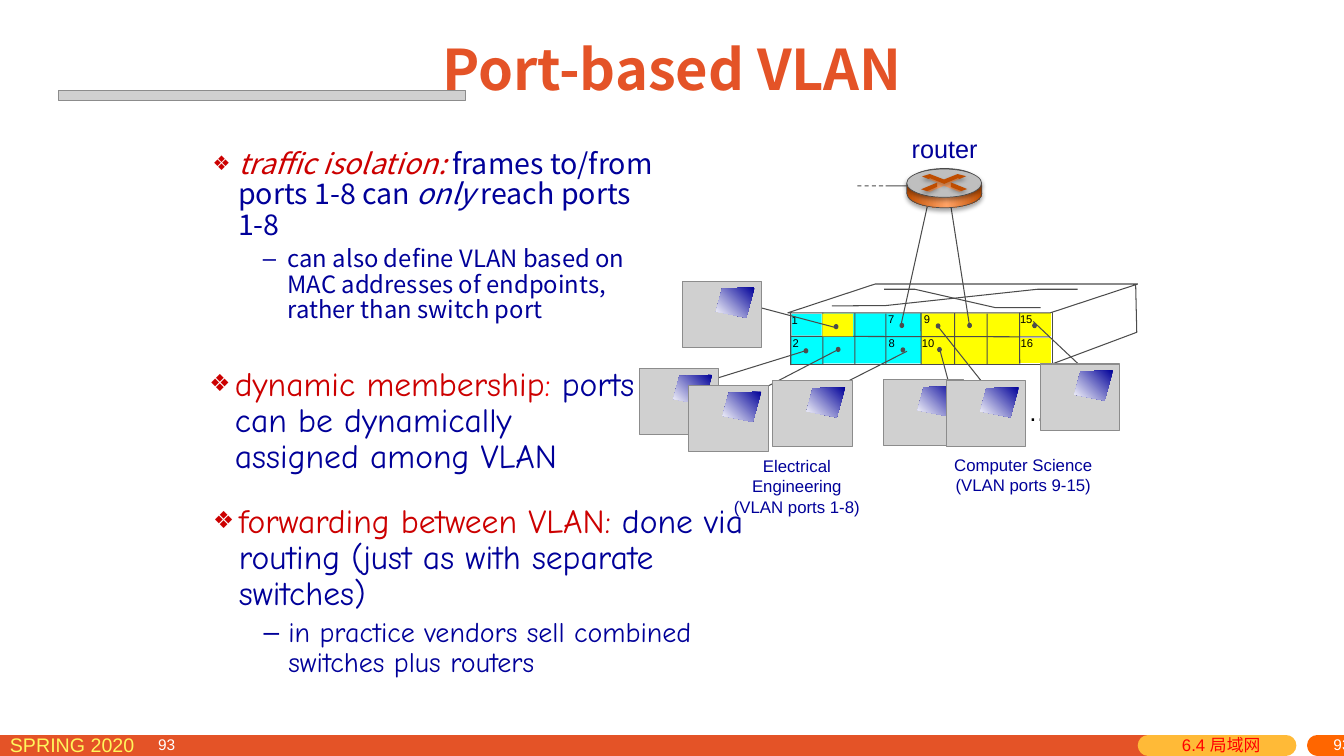
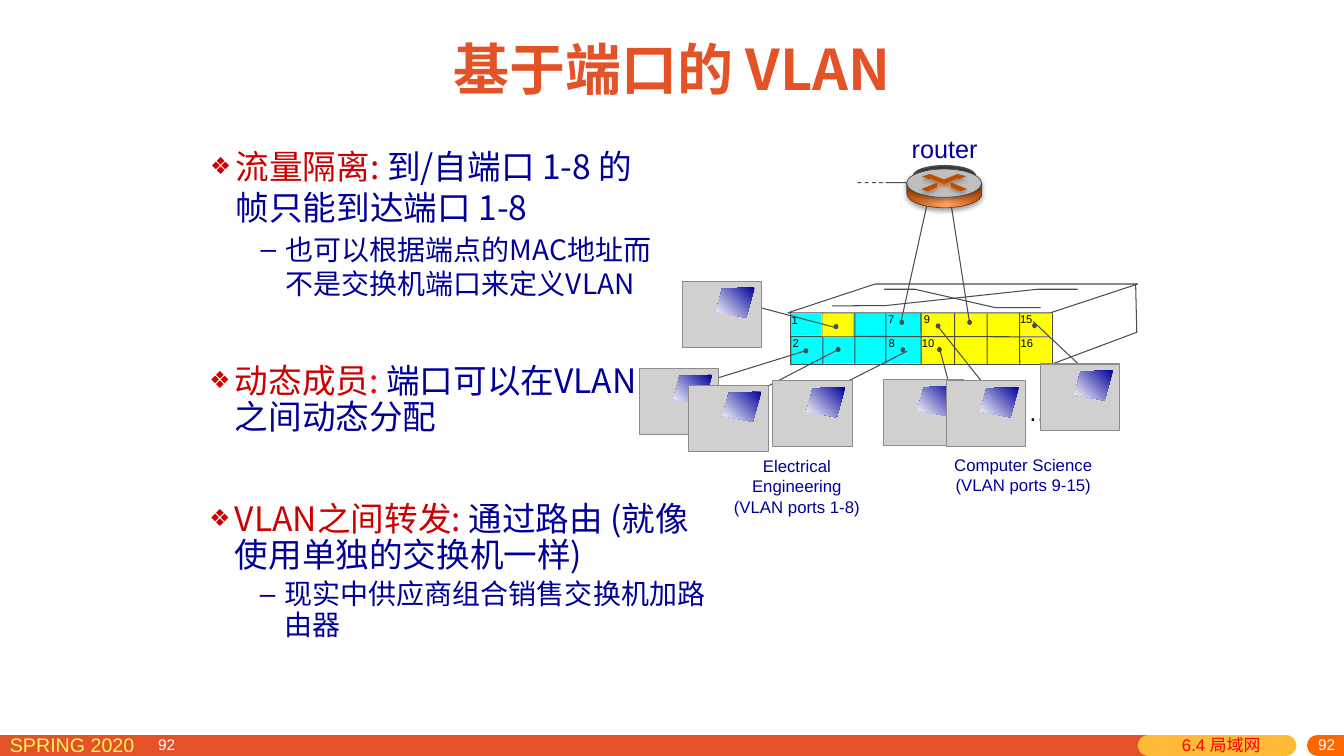
Before and after one commit to network-distributed/presentations, a slide deck: slide 92 of chapter6_cn.pptx (slide 93 before the commit). Drawn at 1344x756 pixels with LibreOffice and Linux fonts; fonts in the diff are those of the drawing; grey boxes stand for pictures. Boxes give left, top, right and bottom in pixels: in the first picture for what was removed or moved away, otherwise in the second. Text is boxed around its words. In the diff, an @@ line names an element or a change of style, - is before the commit and + after.

```diff
--- a/chapter6_cn.pptx
+++ b/chapter6_cn.pptx
@@ title at (x1=454, y1=42, x2=890, y2=95): text changed @@
-Port-based VLAN
+基于端口的 VLAN
@@ picture removed at (x1=58, y1=90, x2=466, y2=100) @@
@@ text at (x1=236, y1=150, x2=651, y2=263): text changed; size 17 to 20 pt @@
-❖ traffic isolation: frames to/from ports 1-8 can only reach ports 1-8
-  – can also define VLAN based on MAC addresses of endpoints, rather than switch port
+❖ 流量隔离: 到/自端口 1-8 的帧只能到达端口 1-8
+  – 也可以根据端点的MAC地址而不是交换机端口来定义VLAN
@@ 8 lines, 1 ellipse moved together from (x1=858, y1=169, x2=976, y2=327) to (x1=858, y1=165, x2=976, y2=324) @@
@@ text at (x1=235, y1=364, x2=636, y2=432): text changed; font Comic Neue to Noto Sans CJK SC @@
-❖ dynamic membership: ports can be dynamically assigned among VLAN
+❖ 动态成员: 端口可以在VLAN 之间动态分配
@@ text at (x1=235, y1=502, x2=705, y2=638): text changed; font Comic Neue to Noto Sans CJK SC @@
-❖ forwarding between VLAN: done via routing (just as with separate switches)
-  – in practice vendors sell combined switches plus routers
+❖ VLAN之间转发: 通过路由 (就像使用单独的交换机一样)
+  – 现实中供应商组合销售交换机加路由器
@@ page number at (x1=158, y1=739, x2=175, y2=750): text changed @@
-93
+92
@@ page number at (x1=164, y1=739, x2=181, y2=750): text changed @@
-93
+92
@@ page number added at (x1=1085, y1=738, x2=1344, y2=756), 11 pt, text #FFFFFF @@
+92
@@ page number removed at (x1=1100, y1=738, x2=1344, y2=756) @@
-93
@@ page number at (x1=1317, y1=739, x2=1334, y2=750): text changed @@
-93
+92
@@ page number at (x1=1333, y1=740, x2=1344, y2=750): text changed @@
-93
+92
```
Also in this commit, not shown: 110 other slides changed, 6 slides added, 7 slides removed, 1 other file.
